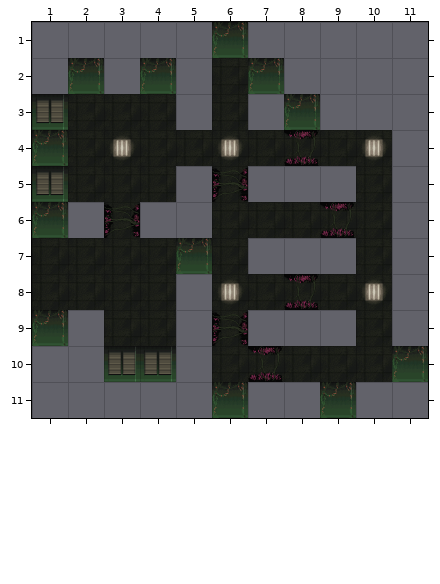
A Tiled map gets an edit: Assets/Maps/DarkLibrary.tmx. Above: the version before the commit.
Cells are 128x128 px. Shown: x 1..11, y 1..11.
And afterwards:
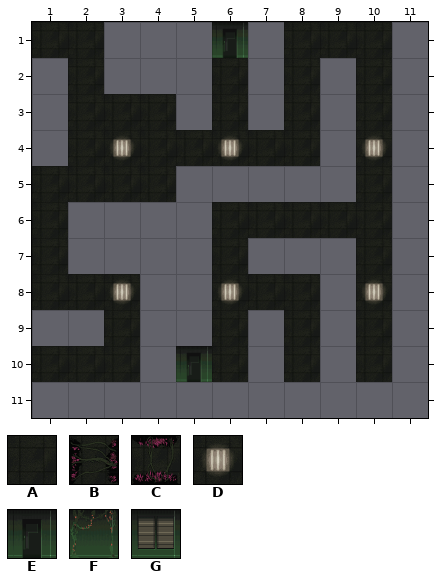
Key: from "Walls": A 14 "Office_C_Base", B 16 "Office_C_HoleB", C 17 "Office_C_HoleC", D 18 "Office_C_Light", E 19 "Office_D_Base", F 26 "Office_W_PL1", G 28 "Office_W_W2".
_ is an empty cell.
The exact change:
Layer "Floor":
The tile that lay hidden is removed in row 4 at x 9; in row 5 at x 6; in row 6 at x 3; in row 7 at x 2 to 4; in row 8 at x 4 and 9; in row 9 at x 4.
The tile that lay hidden is removed in row 10 at x 7 and 9.
Layer "Ceiling":
The edit turns tile B into tile A in row 9 at x 6.
The edit turns tile C into tile A in row 4 at x 8; in row 6 at x 9; in row 8 at x 8.
There is now tile A in row 1 at x 1 to 2 and 8 to 10; in row 2 at x 2, 8 and 10; in row 3 at x 8 and 10; in rows 5 to 6 at x 1; in row 9 at x 8; in row 10 at x 1 to 3.
The edit turns tile A into tile D in row 8 at x 3.
Tile A is removed in row 4 at x 9; in row 7 at x 2 to 4; in row 8 at x 4 and 9; in row 9 at x 4; in row 10 at x 9.
Tile B is removed in row 5 at x 6; in row 6 at x 3.
Tile C is removed in row 10 at x 7.
Layer "Walls":
The edit turns tile F into tile E in row 1 at x 6.
There is now tile E in row 10 at x 5.
Tile F is removed in row 2 at x 2, 4 and 7; in row 3 at x 8; in row 4 at x 1; in row 6 at x 1; in row 7 at x 5; in row 9 at x 1.
Tile F is removed in row 10 at x 11; in row 11 at x 6 and 9.
Tile G is removed in row 3 at x 1; in row 5 at x 1; in row 10 at x 3 to 4.
Boxes around the changes in both pictures, in picture pixels (x1, y1, x2, y2):
changed: (32, 22, 392, 418)
removed: (392, 346, 428, 382)
